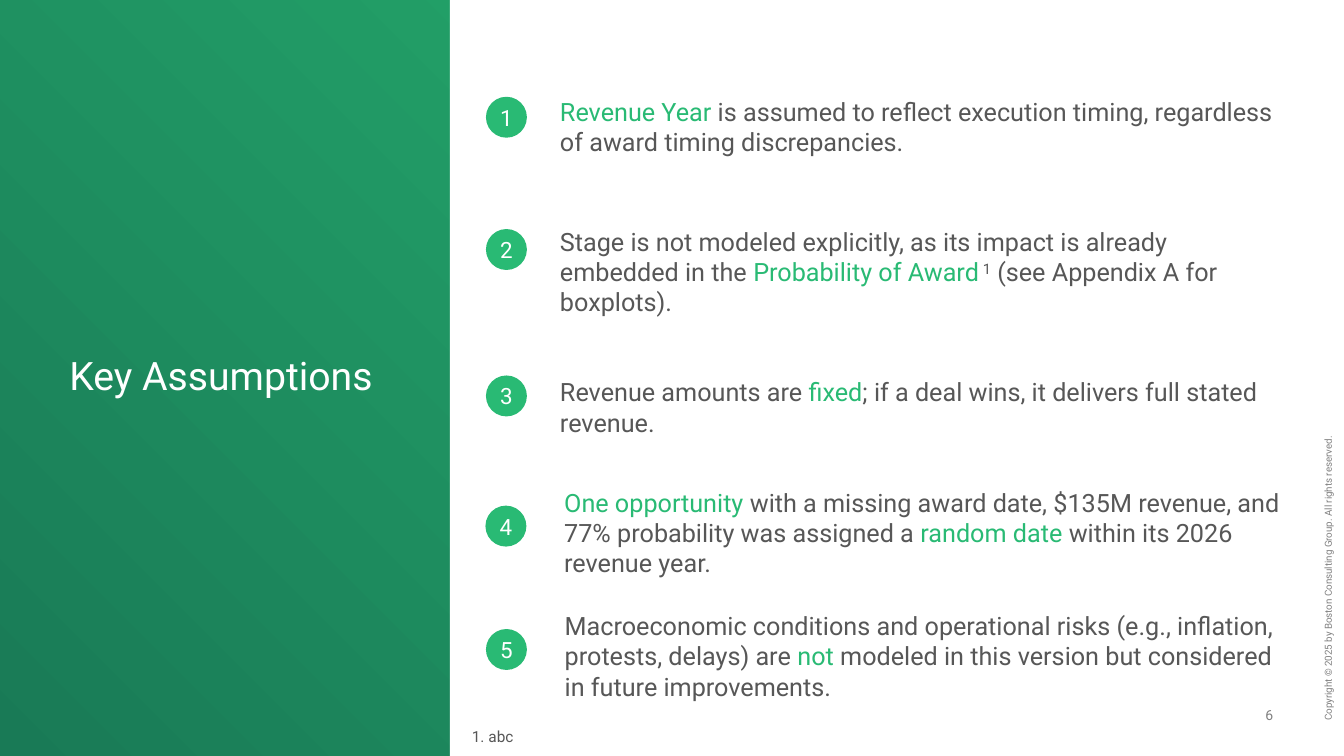
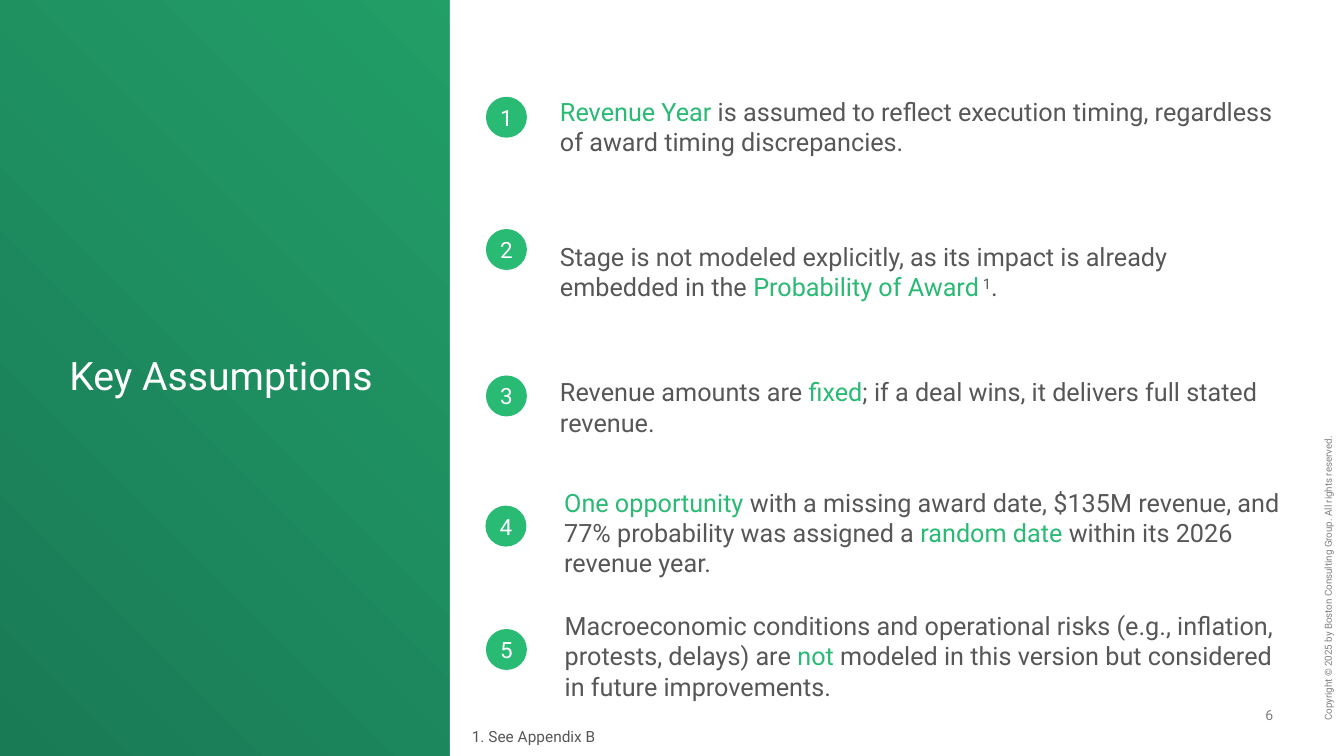
Before and after one commit to MylesThomas/anduril_take_home, a slide deck: slide 7 of data/02_output/20250429_anduril_ppt.pptx. Drawn at 1344x756 pixels with LibreOffice and Linux fonts; fonts in the diff are those of the drawing; background and template pictures are left out. Boxes give left, top, right and bottom in pixels: in the first picture for what was removed or moved away, otherwise in the second. Text is boxed around its words. In the diff, an @@ line names an element or a change of style, - is before the commit and + after.

```diff
--- a/data/02_output/20250429_anduril_ppt.pptx
+++ b/data/02_output/20250429_anduril_ppt.pptx
@@ text at (x1=560, y1=247, x2=1167, y2=302): text changed @@
-Stage is not modeled explicitly, as its impact is already embedded in the Probability of Award 1 (see Appendix A for boxplots).
+Stage is not modeled explicitly, as its impact is already embedded in the Probability of Award 1.
@@ text at (x1=472, y1=730, x2=596, y2=745): text changed @@
-1. abc
+1. See Appendix B
```
Also in this commit, not shown: 3 other slides changed, 1 slide added, 2 other files.
